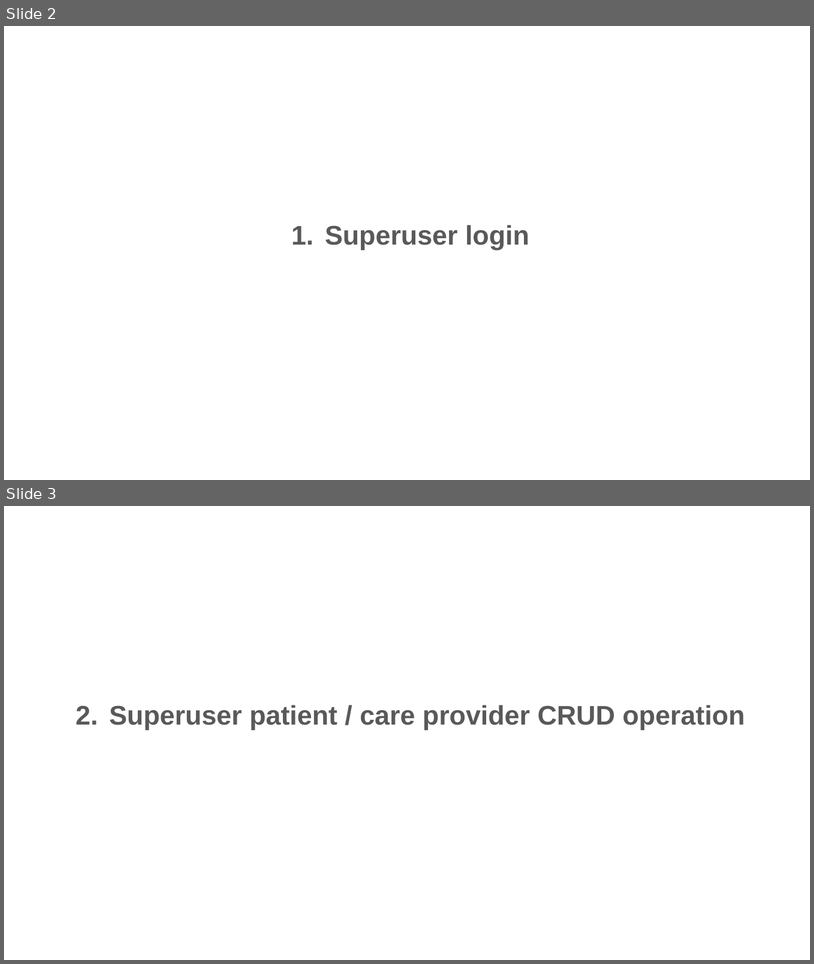
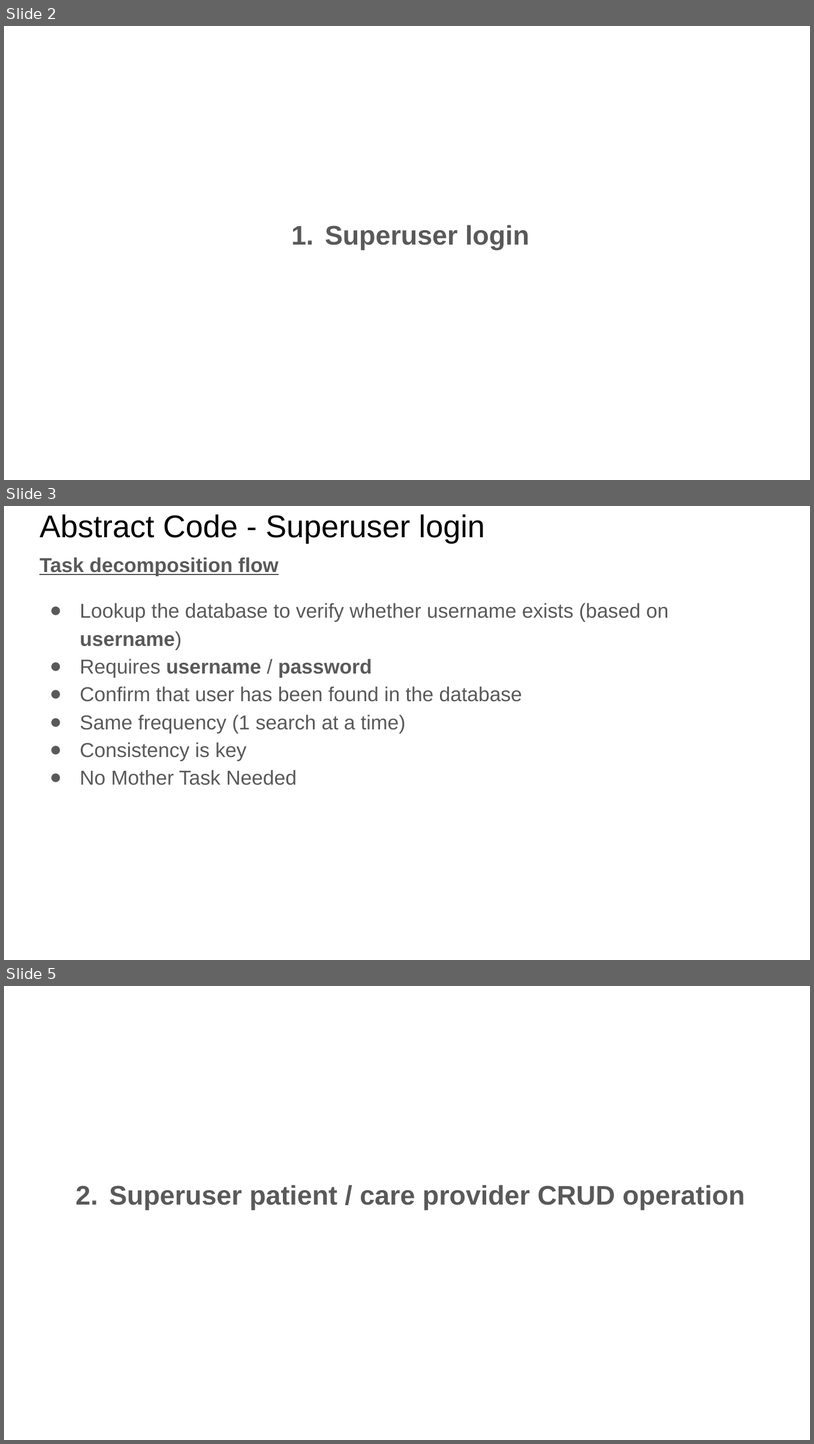
Before and after one commit to siuwafong/FS1030_group_assignment, a slide deck: diagrams/phase2/FS1030 - Phase 2 - Abstract SQL.pptx. Shown one above the other, each under a label of ours: slides 2 and 3 before the commit, slides 2, 3 and 5 after it; the slides between them are not shown. The pictures are 814x964 and 814x1444 pixels, drawn with LibreOffice and Linux fonts; fonts in the diff are those of the drawing. Boxes give left, top, right and bottom in pixels: in the first picture for what was removed or moved away, otherwise in the second. Text is boxed around its words. In the diff, an @@ line names an element or a change of style, - is before the commit and + after.

```diff
--- a/diagrams/phase2/FS1030 - Phase 2 - Abstract SQL.pptx
+++ b/diagrams/phase2/FS1030 - Phase 2 - Abstract SQL.pptx
@@ slide 3 added at <box>4,506,810,960</box>, background #FFFFFF @@
@@ title added at <box>39,514,485,543</box>, 28 pt, text #000000 @@
+Abstract Code - Superuser login
@@ text added at <box>39,557,669,785</box>, 18 pt, text #595959 @@
+Task decomposition flow
+● Lookup the database to verify whether username exists (based on username)
+● Requires username / password
+● Confirm that user has been found in the database
+● Same frequency (1 search at a time)
+● Consistency is key
+● No Mother Task Needed
@@ what was slide 3 is now slide 5 @@
```
Also in this commit, not shown: 1 slide changed, 5 other slides added.
